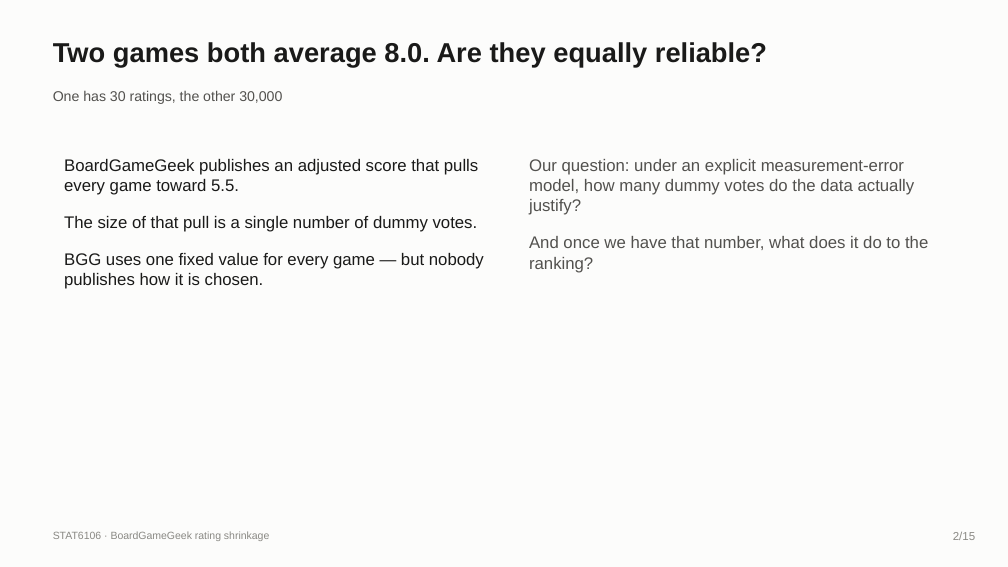
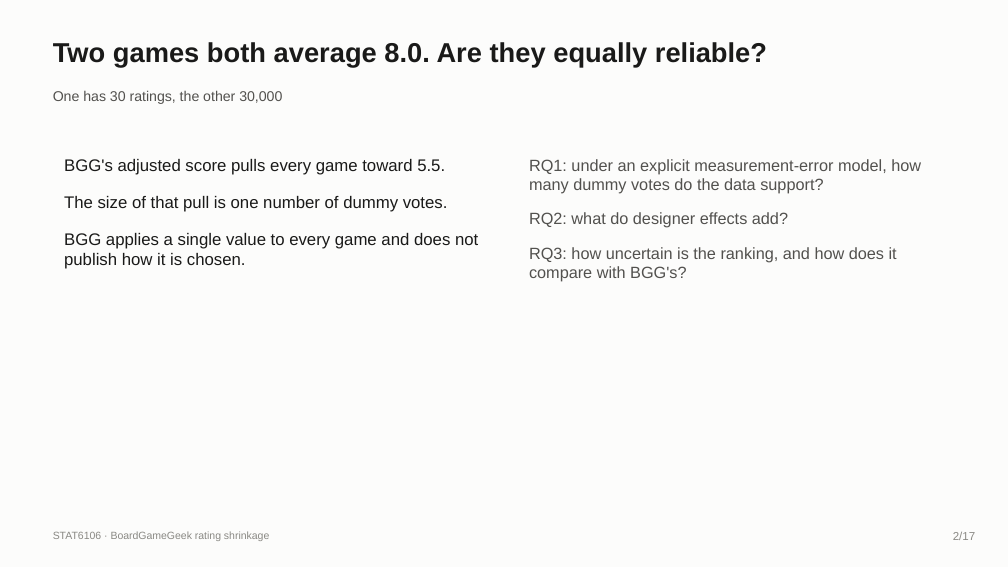
Before and after one commit to iwanttosleeeep/bayesian-boardgame-ratings, a slide deck: slide 2 of slides/Group_deck_draft.pptx. Drawn at 1008x567 pixels with LibreOffice and Linux fonts; fonts in the diff are those of the drawing. Boxes give left, top, right and bottom in pixels: in the first picture for what was removed or moved away, otherwise in the second. Text is boxed around its words. In the diff, an @@ line names an element or a change of style, - is before the commit and + after.

```diff
--- a/slides/Group_deck_draft.pptx
+++ b/slides/Group_deck_draft.pptx
@@ text at [64, 159, 478, 269]: text changed @@
-BoardGameGeek publishes an adjusted score that pulls every game toward 5.5.
-The size of that pull is a single number of dummy votes.
-BGG uses one fixed value for every game — but nobody publishes how it is chosen.
+BGG's adjusted score pulls every game toward 5.5.
+The size of that pull is one number of dummy votes.
+BGG applies a single value to every game and does not publish how it is chosen.
@@ text at [529, 159, 921, 282]: text changed; size 16 to 15.5 pt @@
-Our question: under an explicit measurement-error model, how many dummy votes do the data actually justify?
-And once we have that number, what does it do to the ranking?
+RQ1: under an explicit measurement-error model, how many dummy votes do the data support?
+RQ2: what do designer effects add?
+RQ3: how uncertain is the ranking, and how does it compare with BGG's?
@@ text at [953, 532, 975, 540]: text changed @@
-2/15
+2/17
```
Also in this commit, not shown: 8 other slides changed, 7 slides added, 5 slides removed, 2 other files.
